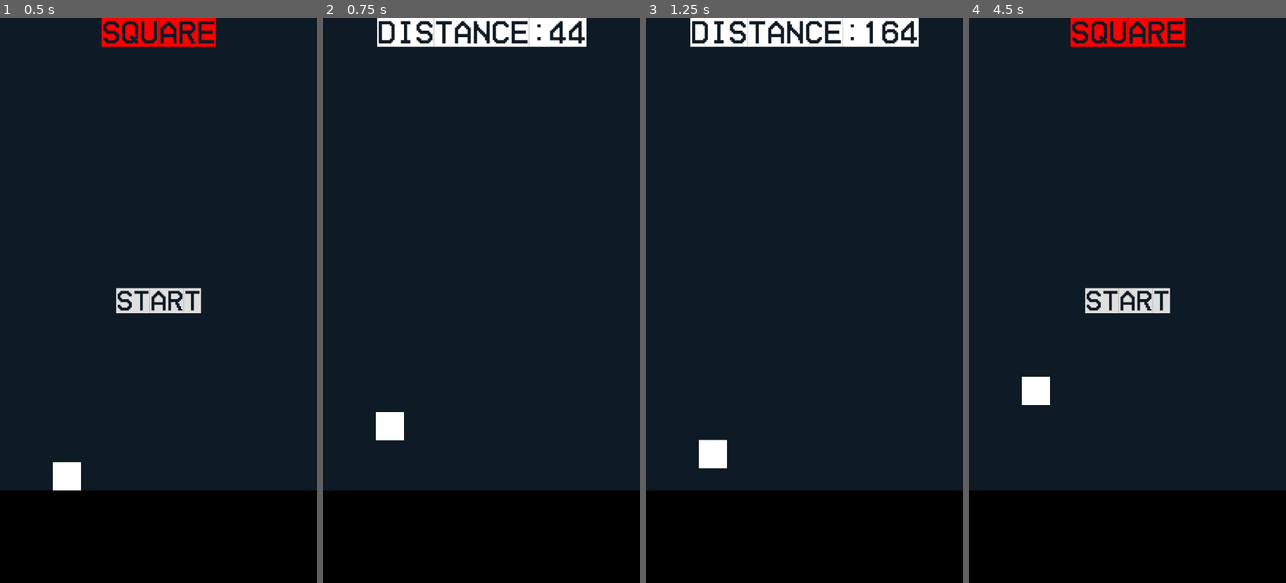
Above: before the commit, frames 1-4 (left to right).
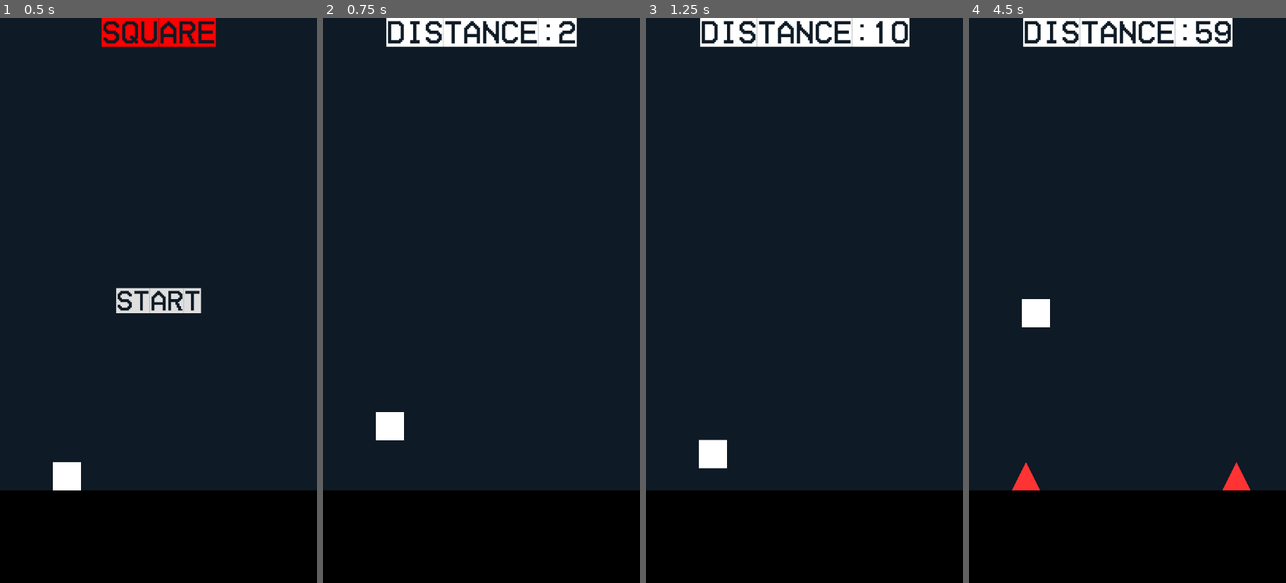
Above: after the commit, the same moments.

Repository: kelvin-kn/cheche
Game: Godot game, scene res://scenes/main.tscn
The game is run twice, just before and just after one commit, with the same random seed, the same clock (stepped at 60 frames per second) and the same inputs.
Inputs (mouse positions are in pixels of both pictures, inside the frame that each line leads up to):
- Up to frame 1 (0.5 s): no input
- Up to frame 2 (0.75 s): click "START" at 0.5 s
- Up to frame 3 (1.25 s): no input
- Up to frame 4 (4.5 s): tap Space (jump) at 1.35, 1.52, 1.82, 2.1, 2.27, 2.57, 2.85, 3.6, 3.77, 4.07 s; click (1127, 300) at 4.25 s, where only the run before the commit has a clickable "RESTART"

Frame 1 is identical in both runs. In frame 2, 1.7% of the frame differs, in the area x 16-84%, y 0-6%; in frame 3, 1.8%; in frame 4, 5.2%, in the area x 13-89%, y 0-84%.

Commit message:
minor fixes and improvements.

Diff:
--- a/scripts/main.gd
+++ b/scripts/main.gd
@@ -1,21 +1,22 @@
 extends Node2D
 
 const SAFE_BOTTOM_MARGIN : int = 150
-const MIN_SPIKE_SPACING := 300.0
-const MAX_SPIKE_SPACING := 450.0
-
+const MIN_SPIKE_SPACING : float = 400.0
+const MAX_SPIKE_SPACING : float = 650.0
+const DISTANCE_RATE : float = 0.05
 
 enum GameState { READY, RUNNING, DEAD }
 var state: GameState = GameState.READY
 
-var distance : int = 0
-var world_speed : float = 280.0  # must match spike speed
+var distance : float = 0.0
+var raw_travel_distance : float = 0.0
 
 var distance_since_last_spike : float = 0.0
 var target_spike_distance : float = 0.0
+
 @export var base_speed : float = 300.0
-@export var max_speed := 700.0
-@export var speed_increase_per_1000 := 50.0
+@export var max_speed : float = 700.0
+@export var speed_increase_per_1000 : float = 10.0
 
 @onready var player : CharacterBody2D = $Player
 @onready var spawner : Node2D = $Spawner
@@ -41,7 +42,7 @@
 	return ground.position.y - ground_height / 2
 
 func get_current_speed() -> float:
-	var extra := (distance / 1000.0) * speed_increase_per_1000
+	var extra := (raw_travel_distance / 1500) * speed_increase_per_1000
 	return min(base_speed + extra, max_speed)
 
 func _process(delta):
@@ -49,20 +50,23 @@
 
 	if state == GameState.RUNNING:
 		update_spikes(delta)
-		distance += world_speed * delta
-		world_speed += 1 * delta
+		distance += get_current_speed() * delta * DISTANCE_RATE
+		raw_travel_distance += get_current_speed() * delta
 		score_label.text = "DISTANCE:" + str(int(distance))
 
 		for spike in spawner.get_children():
 			spike.position.x -= get_current_speed() * delta
 
 func update_spikes(delta):
-	var speed := get_current_speed()
+	var speed :float = get_current_speed()
 	distance_since_last_spike += speed * delta
 
 	# scale spacing slightly by speed to keep difficulty consistent
-	var spacing_min := MIN_SPIKE_SPACING * (base_speed / speed)
-	var spacing_max := MAX_SPIKE_SPACING * (base_speed / speed)
+	var spacing_min : float = MIN_SPIKE_SPACING * (base_speed / speed)
+	var spacing_max : float = MAX_SPIKE_SPACING * (base_speed / speed)
+
+	spacing_min = clamp(spacing_min, 220.0, MIN_SPIKE_SPACING)
+	spacing_max = clamp(spacing_max, 350.0, MAX_SPIKE_SPACING)
 
 	if distance_since_last_spike >= target_spike_distance:
 		spawner.spawn_spike()
@@ -71,11 +75,12 @@
 
 func enter_ready():
 	state = GameState.READY
-	distance = 0
+	distance = 0.0
+	raw_travel_distance = 0.0
+	distance_since_last_spike = 0.0
 	score_label.text = "0"
 
 	player.reset()
-	spawner.stop()
 	clear_spikes()
 
 	start.visible = true
@@ -85,6 +90,7 @@
 
 	target_spike_distance = randf_range(MIN_SPIKE_SPACING,MAX_SPIKE_SPACING)
 
+
 func enter_running():
 	state = GameState.RUNNING
 	spawner.ground_top_y = get_ground_top_y()
@@ -92,13 +98,11 @@
 	restart.visible = false
 	title_label.visible = false
 	score_label.show()
-	spawner.start()
-
 
 func enter_dead():
 	state = GameState.DEAD
 
-	spawner.stop()
+
 	restart.visible = true
 
 	# Web hook (safe on desktop)
--- a/scripts/player.gd
+++ b/scripts/player.gd
@@ -4,7 +4,7 @@
 const JUMP_FORCE : float = -700.0
 const MAX_FALL_SPEED : float = 1200.0
 
-var jump_count : int = 0
+var jump_count = 0
 
 @onready var spawner: Node2D = $"../Spawner"
 
@@ -12,22 +12,22 @@
 	reset()
 
 func _physics_process(delta):
+	# Clamp delta to avoid tab-switch exploits
 	delta = min(delta, 0.05)
 
-	# Reset jumps when grounded
-	if is_on_floor():
-		jump_count = 0
-	else:
+	# Apply gravity
+	if not is_on_floor():
 		velocity.y += GRAVITY * delta
 		velocity.y = min(velocity.y, MAX_FALL_SPEED)
 
-	# Jump (tap or key)
-	if Input.is_action_just_pressed("jump") and jump_count < 2:
-		velocity.y = JUMP_FORCE
-		jump_count += 1
+	# Jump input (tap or key)
+	if is_on_floor():
+		jump_count = 0
+	if Input.is_action_just_pressed("jump") and jump_count <= 2:
+			velocity.y = JUMP_FORCE
+			jump_count += 1
 
 	move_and_slide()
-
 
 func reset():
 	var viewport_height = get_viewport_rect().size.y
--- a/scripts/spawner.gd
+++ b/scripts/spawner.gd
@@ -1,30 +1,12 @@
 extends Node2D
 
 @export var spike_scene: PackedScene
-var timer : float = 0.0
-var interval : float = 1.4
+
 var active : bool = false
 var ground_top_y := 0.0
 
-func start():
-	active = true
-	timer = 0.0
-
-func stop():
-	active = false
-
-func _process(delta):
-	if not active:
-		return
-	delta = min(delta, 0.05)
-	timer += delta
-#
-	#if timer >= interval:
-		#timer = 0
-		#spawn_spike()
-
 func spawn_spike():
 	var spike = spike_scene.instantiate()
-	var spike_height = 4  # known size
+	var spike_height = 4  #ground distance
 	spike.position = Vector2(get_viewport_rect().size.x + 40, ground_top_y - spike_height)
 	add_child(spike)
--- a/scripts/spike.gd
+++ b/scripts/spike.gd
@@ -11,7 +11,6 @@
 	position.y = max(position.y, 0)
 
 
-
 	# Clean up when off-screen
 	if position.x < -100:
 		queue_free()
